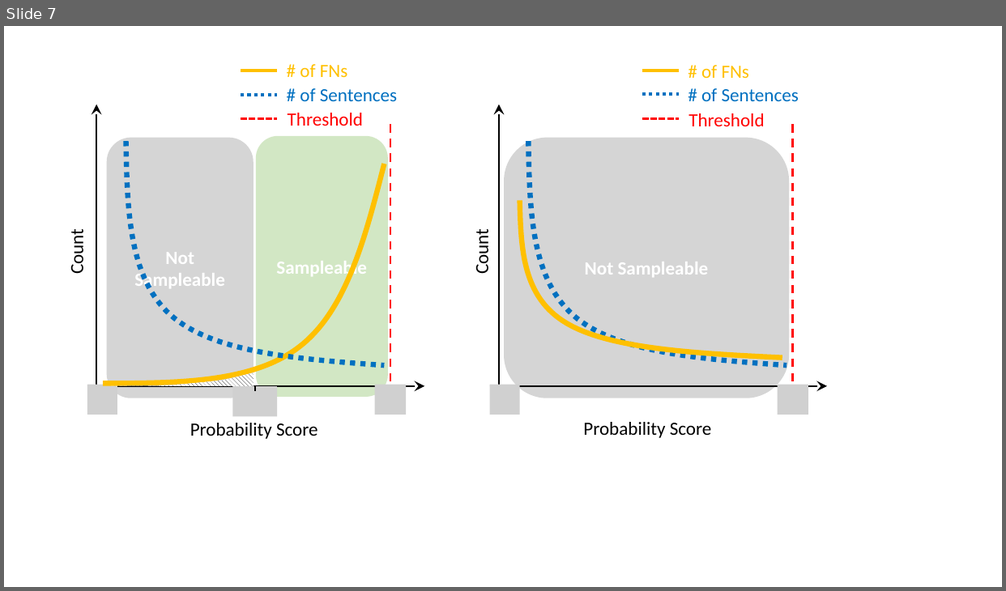
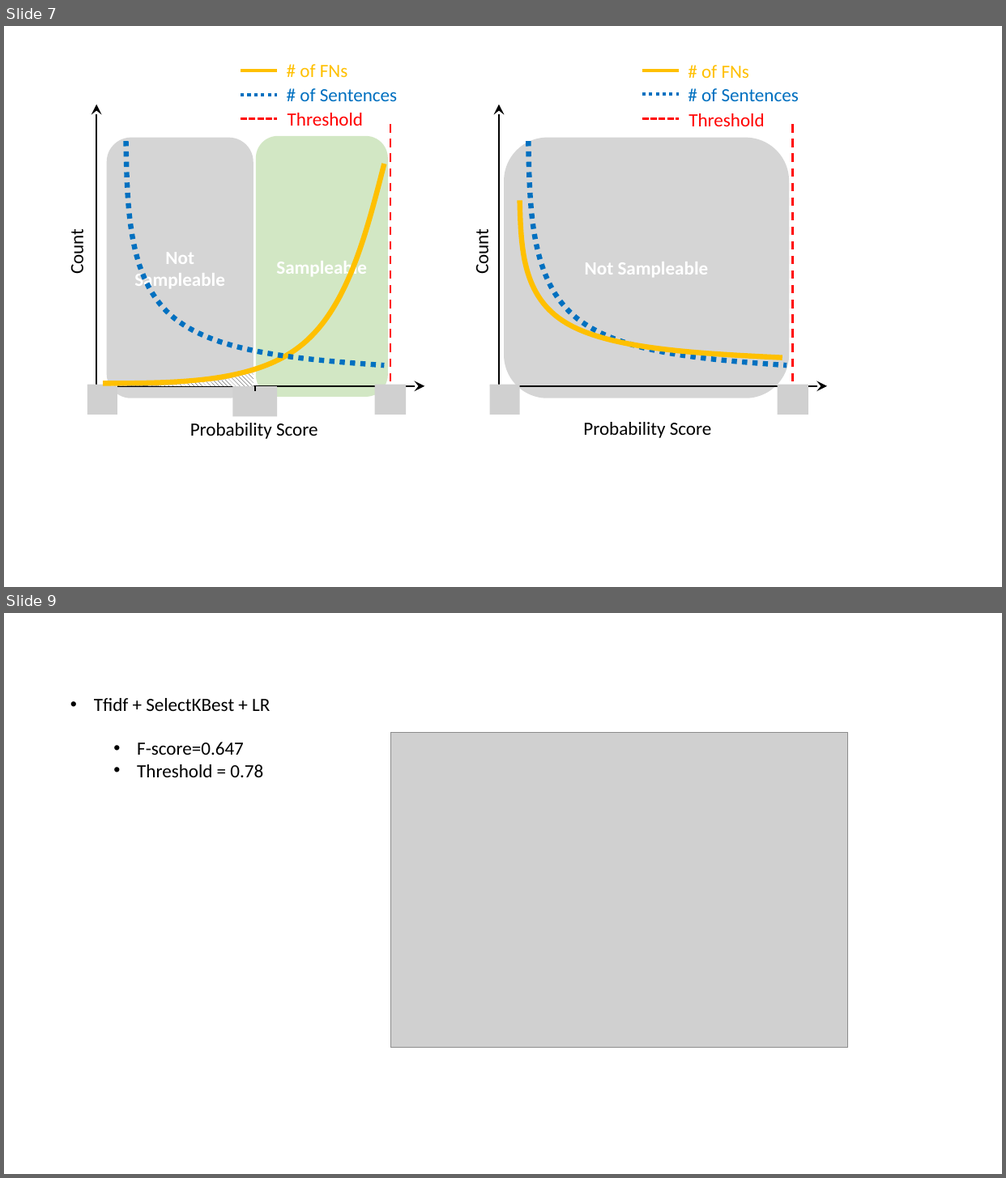
Before and after one commit to lkqnaruto/model_monitoring, a slide deck: test_slides.pptx. Shown one above the other, each under a label of ours: slide 7 before the commit, slides 7 and 9 after it; the slides between them are not shown. The pictures are 1006x591 and 1006x1178 pixels, drawn with LibreOffice and Linux fonts; fonts in the diff are those of the drawing; grey boxes stand for pictures. Boxes give left, top, right and bottom in pixels: in the first picture for what was removed or moved away, otherwise in the second. Text is boxed around its words. In the diff, an @@ line names an element or a change of style, - is before the commit and + after.

```diff
--- a/test_slides.pptx
+++ b/test_slides.pptx
@@ slide 9 added at [4,613,1002,1174], background #FFFFFF @@
@@ text added at [94,698,270,711], 18 pt, text #000000 @@
+• Tfidf + SelectKBest + LR
@@ picture added at [391,733,848,1048] @@
@@ text added at [137,742,263,777], 18 pt, text #000000 @@
+• F-score=0.647
+• Threshold = 0.78
```
Also in this commit, not shown: 2 other slides added.
